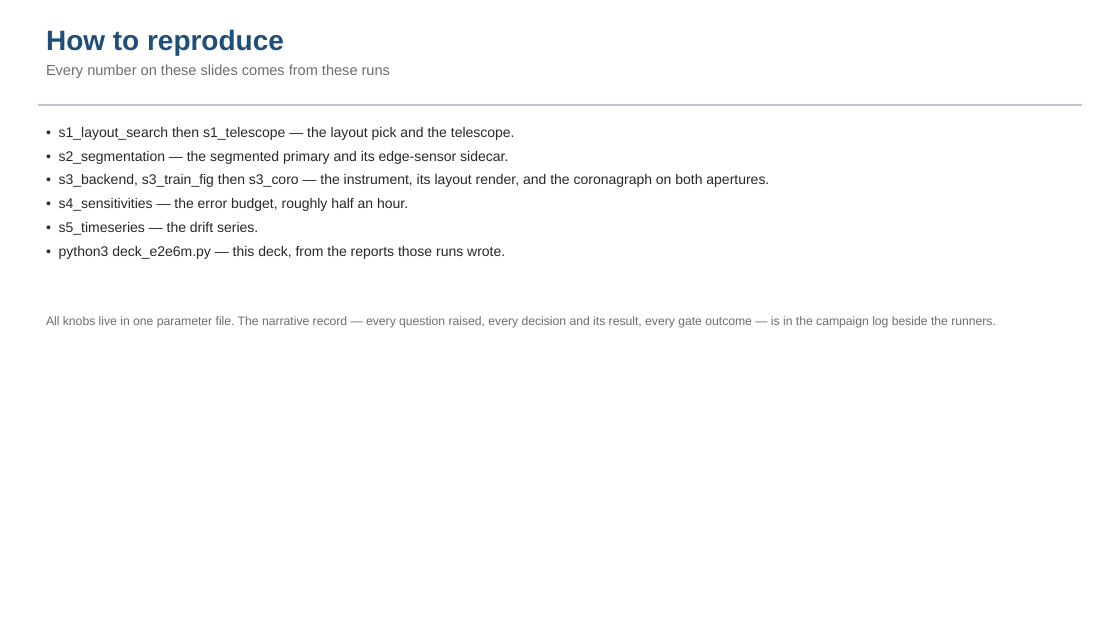
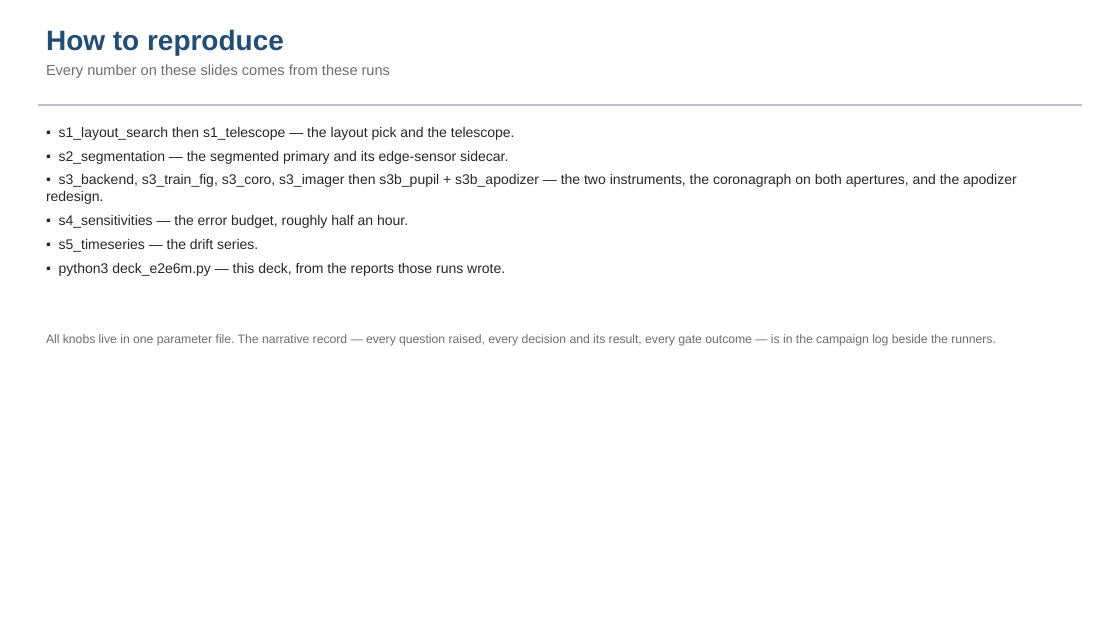
Before and after one commit to nasa-jpl/MACOS_resources, a slide deck: slide 15 of mmacos/templates/80_end_to_end/e2e6m/deck_e2e6m.pptx (slide 13 before the commit). Drawn at 1120x630 pixels with LibreOffice and Linux fonts; fonts in the diff are those of the drawing. Boxes give left, top, right and bottom in pixels: in the first picture for what was removed or moved away, otherwise in the second. Text is boxed around its words. In the diff, an @@ line names an element or a change of style, - is before the commit and + after.

```diff
--- a/mmacos/templates/80_end_to_end/e2e6m/deck_e2e6m.pptx
+++ b/mmacos/templates/80_end_to_end/e2e6m/deck_e2e6m.pptx
@@ text at box(46, 174, 1017, 204): text changed @@
-• s3_backend, s3_train_fig then s3_coro — the instrument, its layout render, and the coronagraph on both apertures.
+• s3_backend, s3_train_fig, s3_coro, s3_imager then s3b_pupil + s3b_apodizer — the two instruments, the coronagraph on both apertures, and the apodizer redesign.
@@ text "All knobs live in one ...": place and size @@
-text "All knobs live in one ..." at box(46, 316, 996, 328)
+text "All knobs live in one ..." at box(46, 334, 996, 346)
```
Also in this commit, not shown: 3 other slides changed, 2 slides added, 8 other files.
